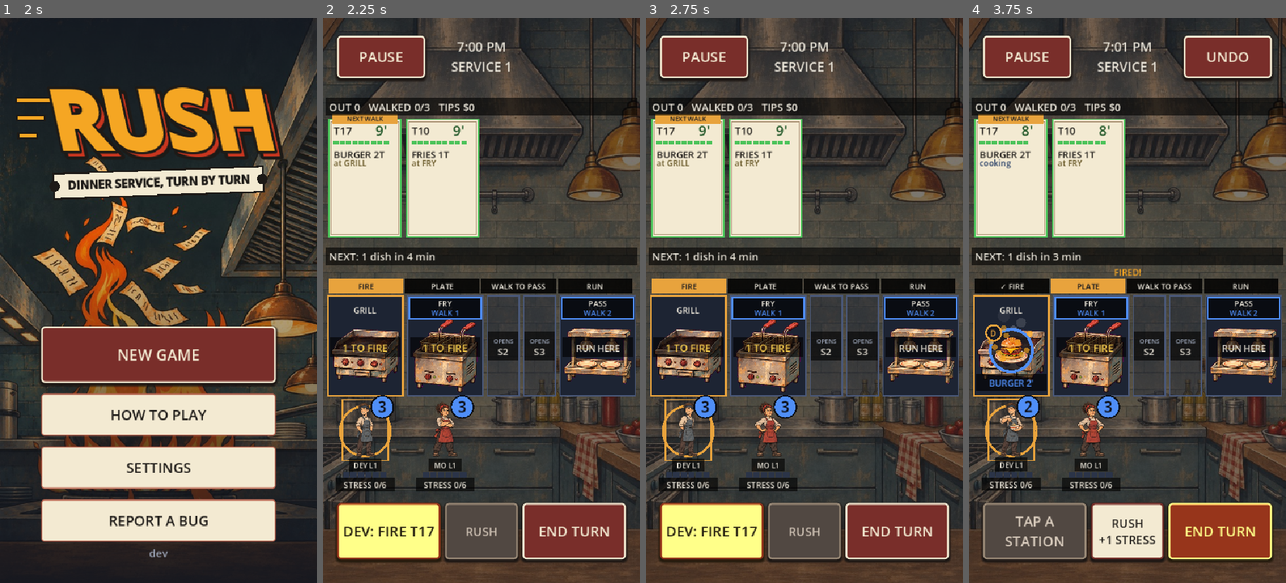
Above: before the commit, frames 1-4 (left to right).
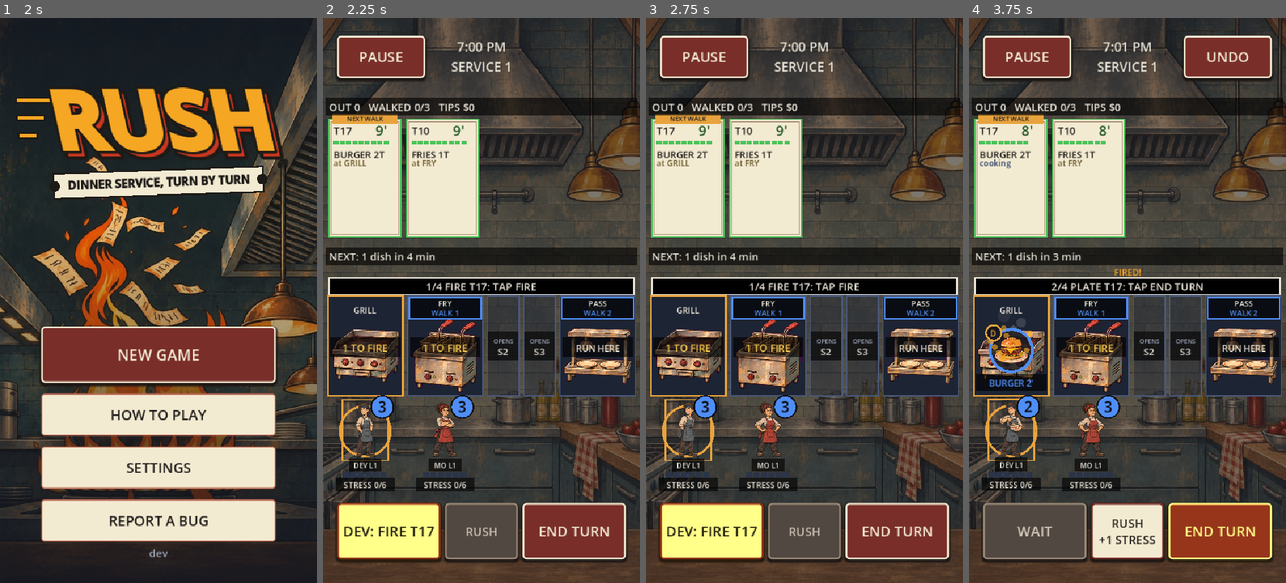
Above: after the commit, the same moments.

Repository: duffpowell-commits/Rush
Game: Godot game, scene res://scenes/boot.tscn
Two runs of this game, one before a commit and one after it. Both use one fixed random seed, a clock stepped at 60 frames per second and the inputs below.
Inputs:
- Up to frame 1 (2 s): click "Skip splash" at 0.5 s; click "SKIP" at 1.25 s
- Up to frame 2 (2.25 s): click "NEW GAME" at 2 s
- Up to frame 3 (2.75 s): no input
- Up to frame 4 (3.75 s): click "END TURN" at 2.75 s; click "DEV: FIRE T17" at 3.5 s

Frame 1 is identical in both runs. In frame 2, 1.5% of the frame differs, in the area x 1-99%, y 45-49%; in frame 3, 1.5%; in frame 4, 1.9%, in the area x 1-99%, y 45-94%.

Commit message:
Recover Codex save v9 and accessible tutorial correction (1d8b38b)

Diff:
--- a/scripts/game.gd
+++ b/scripts/game.gd
@@ -278,7 +278,26 @@
 	if hud == null:
 		return
 	var god := " GOD" if get_node("/root/DebugMenu").god_mode else ""
-	hud.text = "%s%s\nSERVICE %d" % [k.clock(), god, level]
+	hud.text = "%s%s\nSERVICE %d" % [k.clock(), god, k.service]
+	if service_ended():
+		for b in [act_btn, rush_btn, end_btn]:
+			b.disabled = true
+			b.modulate = Color.WHITE
+		act_btn.text = "SERVICE ENDED"
+		rush_btn.text = "RUSH"
+		end_btn.text = "END TURN"
+		undo_btn.visible = false
+		if is_instance_valid(feedback):
+			feedback.text = ""
+		for ch in get_children():
+			if ch.name.begins_with("Coach_"):
+				ch.hide()
+				ch.queue_free()
+		fx.clear()
+		if is_instance_valid(note):
+			note.text = " | ".join(k.events)
+		return
+	end_btn.disabled = false
 
 	if pick_tid != 0 and k.ticket(pick_tid).is_empty():
 		pick_tid = 0   # served or walked: back to most urgent
@@ -352,6 +371,10 @@
 		var projected := stress_after(sel, true) + k.rush_cost()
 		rush_btn.text = "RUSH\n" + (("TAKES 5" if _wind_for(sel) else "QUITS!") if projected >= k.stress_cap else ("0 STRESS" if k.rush_cost() <= 0 else "+%d STRESS" % k.rush_cost()))
 	var next_tap := guide_target()
+	# Keep the explicit cue legible without a disabled helper wrapping into crew/stress.
+	act_btn.add_theme_font_size_override("font_size", mini(UI.font_size(24), 28) if not next_tap.is_empty() else UI.font_size(24))
+	if a == "" and not next_tap.is_empty() and next_tap != "ACT":
+		act_btn.text = "WAIT" if next_tap == "END" else "MOVE"
 	act_btn.modulate = Color(1.25, 1.15, 0.65) if next_tap == "ACT" else Color.WHITE
 	end_btn.modulate = Color(1.25, 1.15, 0.65) if next_tap == "END" else Color.WHITE
 	if undo_btn != null:   # only while there's a move to take back this turn
@@ -1220,14 +1243,31 @@
 	return _spent_turn >= 0
 
 
-## The checklist is reconstructed from the first burger's actual state (no new saved fields).
+## Follow the selected live order, or the earliest actual incomplete order when it disappears.
+func guide_order() -> Dictionary:
+	if k == null or not k.guided_opening or k.service != 1 or k.served > 0 or service_ended():
+		return {}
+	var orders := k.tickets.duplicate()
+	orders.sort_custom(func(a, b): return a.time < b.time)
+	var picked := k.ticket(pick_tid)
+	if not picked.is_empty():
+		if pick_ix >= 0 and pick_ix < picked.items.size() and picked.items[pick_ix].state != "served":
+			var it: Dictionary = picked.items[pick_ix]
+			return {"ticket": picked, "item": it, "station": Kitchen.DISHES[it.dish].st}
+		orders.erase(picked)
+		orders.push_front(picked)
+	for t in orders:
+		for it in t.items:
+			if it.state != "served":
+				return {"ticket": t, "item": it, "station": Kitchen.DISHES[it.dish].st}
+	return {}
+
+
 func guide_step() -> int:
-	if k == null or not k.guided_opening or k.service != 1 or k.served > 0 or k.done or over or between or k.tickets.is_empty():
+	var order := guide_order()
+	if order.is_empty():
 		return 4
-	var first: Dictionary = k.tickets[0]
-	if first.items.is_empty():
-		return 4
-	match first.items[0].state:
+	match order.item.state:
 		"wait": return 0
 		"cooking": return 1
 		"carried": return 3 if k.crew[sel].at == Kitchen.PASS_IX else 2
@@ -1235,14 +1275,41 @@
 
 
 func guide_target() -> String:
-	match guide_step():
-		0: return ("ACT" if k.action_here(sel, false) != "" else "END") if k.crew[sel].at == 0 else "GRILL"
-		1:
-			var pan: Dictionary = k.pans[0]
-			return "END" if not pan.is_empty() and pan.left > 0 else (("ACT" if k.action_here(sel, false) != "" else "END") if k.crew[sel].at == 0 else "GRILL")
-		2: return "PASS"
-		3: return "ACT" if k.action_here(sel, false) == "RUN" else "END"
-	return ""
+	var order := guide_order()
+	if order.is_empty():
+		return ""
+	var step := guide_step()
+	var st: int = order.station if step < 2 else Kitchen.PASS_IX
+	if step == 1 and dish_turns(order.ticket, order.item) > 0:
+		return "END"
+	if k.crew[sel].at != st:
+		return Kitchen.STATIONS[st] if k.can_act(sel, "MOVE") and k.move_cost(sel, st) <= k.crew[sel].ap else "END"
+	var needed: String = ["FIRE", "PLATE", "RUN", "RUN"][step]
+	var actual := k.action_here(sel, false)
+	return "ACT" if actual == needed or (step == 0 and actual == "PLATE") else "END"
+
+
+## Text names the exact next tap even without color; size follows the accessibility setting.
+func guide_cue() -> String:
+	var order := guide_order()
+	if order.is_empty():
+		return ""
+	var step := guide_step()
+	var target := guide_target()
+	var verb: String = ["FIRE", "PLATE", "WALK TO PASS", "RUN"][step]
+	var tap := k.action_here(sel, false) if target == "ACT" else ("END TURN" if target == "END" else target)
+	return "%d/4 %s T%d: TAP %s" % [step + 1, verb, order.ticket.table, tap]
+
+
+func guide_font_size(font: Font, width: float) -> int:
+	var size := mini(UI.font_size(18), 24)
+	while size > 12 and font.get_string_size(guide_cue(), HORIZONTAL_ALIGNMENT_LEFT, -1, size).x > width:
+		size -= 1
+	return size
+
+
+func service_ended() -> bool:
+	return over or between or k == null or k.done
 
 
 ## Remaining cooking work, not wall clock: parallel stations may finish faster.
@@ -1717,6 +1784,8 @@
 ## their station +2, a worked cook +1 while a ticket will be red, an idle one rests).
 func cooks_quitting() -> Array:
 	var out: Array = []
+	if service_ended():
+		return out
 	var wind: int = k.breaks
 	for c in k.crew.size():
 		if not k.crew[c].out and stress_after(c) >= k.stress_cap:
@@ -1741,6 +1810,8 @@
 ## Cooks who'd hit the cap but take five instead (second wind), in end_turn's order.
 func cooks_breaking() -> Array:
 	var out: Array = []
+	if service_ended():
+		return out
 	for c in k.crew.size():
 		if out.size() < k.breaks and not k.crew[c].out and stress_after(c) >= k.stress_cap:
 			out.append(k.crew[c].name)
@@ -1763,6 +1834,8 @@
 
 ## The NEXT bar in plain words ("NEXT: 2 dishes in 3 min"), as many as fit the width.
 func next_line(font: Font, width: float) -> String:
+	if service_ended():
+		return "SERVICE ENDED"
 	var pv: Array = k.preview(3)
 	if pv.is_empty():
 		return "NEXT: no more tickets"
@@ -1791,7 +1864,7 @@
 ## 8.5 plan #3: the one table that walks first wears URGENT (build-84 review: a busy rail was
 ## unreadable). Only with two or more tickets on: one ticket is urgent by default. -1 = none.
 func urgent_tid() -> int:
-	if k.tickets.is_empty():
+	if service_ended() or k.tickets.is_empty():
 		return -1
 	var lo: Dictionary = k.tickets[0]
 	for t in k.tickets:
@@ -1841,7 +1914,7 @@
 		if tone == "bad" and not (paused or over or between) and not _settings.get_value("low_graphics"):   # about to walk: the frame throbs
 			var throb := 0.5 + 0.5 * sin(Time.get_ticks_msec() / 120.0)
 			f.draw_rect(r.grow(3.0 + 3.0 * throb), Color(UI.key("bad"), 0.5 * throb), false, 3.0)
-		if t.id == pick_tid:   # picked: a thick accent frame plus a tab on the bottom (shape, not colour alone)
+		if not service_ended() and t.id == pick_tid:   # picked: a thick accent frame plus a tab on the bottom (shape, not colour alone)
 			f.draw_rect(r.grow(4.0), UI.ACCENT, false, 4.0)
 			f.draw_rect(Rect2(r.position.x, r.end.y - 26, r.size.x, 26), UI.ACCENT)
 			f.draw_string(font, Vector2(r.position.x, r.end.y - 7), "COOK FIRST", HORIZONTAL_ALIGNMENT_CENTER, r.size.x,
@@ -1874,7 +1947,7 @@
 				f.draw_rect(Rect2(r.position.x + 3, iy - 20, r.size.x - 6, DISH_ROW - 2), Color(UI.ACCENT, 0.25))
 				f.draw_rect(Rect2(r.position.x + 3, iy - 20, 4, DISH_ROW - 2), UI.ACCENT)
 			var col: Color = ticket_dim if it.state == "served" else ticket_ink
-			f.draw_string(font, Vector2(r.position.x + 8, iy), it.dish + (" %dT" % dish_turns(t, it) if it.state in ["wait", "cooking"] else ""), HORIZONTAL_ALIGNMENT_LEFT, r.size.x - 12, mini(UI.font_size(16), 16), col)
+			f.draw_string(font, Vector2(r.position.x + 8, iy), it.dish + (" %dT" % dish_turns(t, it) if not service_ended() and it.state in ["wait", "cooking"] else ""), HORIZONTAL_ALIGNMENT_LEFT, r.size.x - 12, mini(UI.font_size(16), 16), col)
 			if it.state == "served":   # struck through: done, in shape as well as colour
 				var dw := minf(font.get_string_size(it.dish, HORIZONTAL_ALIGNMENT_LEFT, -1, UI.font_size(16)).x, r.size.x - 12)
 				f.draw_line(Vector2(r.position.x + 8, iy - 6), Vector2(r.position.x + 8 + dw, iy - 6), ticket_dim, 2.0)
@@ -1888,14 +1961,14 @@
 			f.draw_string(font, Vector2(r.position.x + 8, iy + 14), sub,
 				HORIZONTAL_ALIGNMENT_LEFT, r.size.x - 12, UI.font_size(14), sc)
 			iy += DISH_ROW
-		if t.big:
+		if t.big and not service_ended():
 			var total_text := "COOK TOTAL %dT" % ticket_cook_total(t)
 			f.draw_rect(Rect2(r.position.x + 2, r.end.y - 20, r.size.x - 4, 18), UI.panel_color())
 			f.draw_string(font, Vector2(r.position.x, r.end.y - 6), total_text, HORIZONTAL_ALIGNMENT_CENTER, r.size.x, 11, ink)
 	_plate(f, Rect2(pad - 6, y0 + 218, f.size.x - 2 * pad + 12, 30))
 	var more_w := 0.0
 	_more_rect = Rect2()
-	if k.tickets.size() > 4:   # tap to inspect all, swipe cards to page
+	if not service_ended() and k.tickets.size() > 4:   # tap to inspect all, swipe cards to page
 		var all_t: Array = k.tickets.duplicate()
 		all_t.sort_custom(func(a, b): return a.time < b.time)
 		var hid: Array = all_t.slice(0, rail_off) + shown.slice(4)
@@ -1911,15 +1984,16 @@
 	_plate(f, Rect2(pad - 6, y0 - 36, f.size.x - 2 * pad + 12, 30))   # busy kitchen wall behind: text sits on plates
 	f.draw_string(font, Vector2(pad, y0 - 14), "OUT %d   WALKED %d/%d   TIPS $%d" % [k.served, mini(k.walked, lives_max), lives_max, k.tips],
 		HORIZONTAL_ALIGNMENT_LEFT, f.size.x - 20, UI.font_size(18), UI.key("bad") if k.walked >= lives_max - 1 else ink)
-	f.draw_string(font, Vector2(pad, y0 + 240), ("SWIPE %d–%d/%d" % [rail_off + 1, mini(rail_off + 4, k.tickets.size()), k.tickets.size()] if k.tickets.size() > 4 else next_line(font, f.size.x - 20 - mor …(80 unchanged characters)…
-	# Checklist stays below the next-arrival rail, above the stations.
-	if guide_step() < 4:
-		var labels := ["FIRE", "PLATE", "WALK TO PASS", "RUN"]
-		var w := (f.size.x - 20) / 4.0
-		for j in labels.size():
-			var box := Rect2(10 + j * w, y0 + 272, w - 3, 24)
-			f.draw_rect(box, UI.ACCENT if j == guide_step() else Color(0, 0, 0, 0.85))
-			f.draw_string(font, box.position + Vector2(0, 17), ("✓ " if j < guide_step() else "") + labels[j], HORIZONTAL_ALIGNMENT_CENTER, box.size.x, 13, UI.BG if j == guide_step() else ink)
+	f.draw_string(font, Vector2(pad, y0 + 240), ("SWIPE %d–%d/%d" % [rail_off + 1, mini(rail_off + 4, k.tickets.size()), k.tickets.size()] if k.tickets.size() > 4 and not service_ended() else next_line(font, f.size.x - 20 - mor …(80 unchanged characters)…
+	# Explicit step and tap: a dark strip, scaled text and a separate target outline.
+	var cue := guide_cue()
+	if not cue.is_empty():
+		var box := Rect2(10, y0 + 270, f.size.x - 20, 28)
+		var fs := guide_font_size(font, box.size.x - 12)
+		f.draw_rect(box, Color.BLACK)
+		f.draw_rect(box, ink, false, 2.0)
+		f.draw_string(font, box.position + Vector2(0, (box.size.y - font.get_height(fs)) / 2.0 + font.get_ascent(fs)), cue, HORIZONTAL_ALIGNMENT_CENTER, box.size.x, fs, ink)
+
 	# --- the line
 	for i in Kitchen.STATIONS.size():
 		var r := station_rect(i)
@@ -1951,7 +2025,7 @@
 		if i < k.pans.size() and not k.pans[i].is_empty():
 			var p: Dictionary = k.pans[i]
 			var up: bool = p.left <= 0
-			var burning: bool = up and p.sat >= k.burn_limit(p)
+			var burning: bool = not service_ended() and up and p.sat >= k.burn_limit(p)
 			var tone := ("bad" if burning else "warn") if up else "info"
 			if not low and up:
 				f.draw_circle(r.get_center() + Vector2(0, 20), 46.0, Color(UI.key(tone), 0.2))
@@ -2019,7 +2093,7 @@
 	# Walk costs (movement pass, build-73 reviews: walking ate turns unseen): with a cook picked,
 	# every other open station says what getting there costs, or TOO FAR.
 	var command_cook := _press_cook if _dragging else sel
-	if not k.crew[command_cook].out and not k.done and k.can_act(command_cook, "MOVE"):   # spent: the button already says NO MOVES
+	if not service_ended() and not k.crew[command_cook].out and k.can_act(command_cook, "MOVE"):   # spent: the button already says NO MOVES
 		var me: Dictionary = k.crew[command_cook]
 		for i in Kitchen.STATIONS.size():
 			if i == me.at or not k.is_open(i):
--- a/scripts/save_game.gd
+++ b/scripts/save_game.gd
@@ -7,7 +7,7 @@
 ## Writes go to a temp file first, then replace the real one, so a kill mid-write can't leave
 ## a half-written save.
 
-const VERSION := 8   # 6: paid third-cook ownership no longer expires; migrate prior hires
+const VERSION := 9   # 6: paid third-cook ownership no longer expires; migrate prior hires
 # 2 (Rush, Nov 25): adds "kitchen", the service in progress; "lives" dropped
 # 3 (Rush, Nov 25 playtest): the kitchen gains a pass "window"; plates in a cook's hand move onto it
 # 5 (Rush, Nov 25): a COLD station before the pass (PASS 3 -> 4, a 4th pan); a service saved before it
@@ -107,4 +107,13 @@
 	if int(d.get("_version", 1)) < 8:
 		d["chef_pressure"] = 0
 		d["_version"] = 8
+	if int(d.get("_version", 1)) < 9:
+		# Keep the active deal, including any guided-service v8 candidate save.
+		var active: Variant = d.get("kitchen", null)
+		if active is Dictionary:
+			if not active.has("guided_opening"):
+				active["guided_opening"] = false
+			if not active.has("walk_limit"):
+				active["walk_limit"] = 4 if (d.get("perks", []) as Array).has("comps") else 3
+		d["_version"] = 9
 	return d
--- /dev/null
+++ b/tests/guidance_render.gd
@@ -0,0 +1,44 @@
+extends SceneTree
+## Actual portrait captures: guidance is explicit, scalable and disappears when the service ends.
+var failures := 0
+func _initialize() -> void:
+	await process_frame
+	var game = load("res://scenes/game.tscn").instantiate()
+	root.add_child(game)
+	current_scene = game
+	await process_frame
+	game.k.start(1)
+	game.k.tickets.pop_front()
+	game._after_move()
+	var settings := root.get_node("Settings")
+	var out := ""
+	for arg in OS.get_cmdline_user_args():
+		if arg.begins_with("--shots="):
+			out = arg.trim_prefix("--shots=")
+	var normal_fs := 0
+	for mode in ["normal", "contrast", "huge", "contrast_huge"]:
+		settings.set_value("high_contrast", mode.begins_with("contrast"))
+		settings.set_value("text_size", 3 if mode.ends_with("huge") else 1)
+		await process_frame
+		game._after_move()
+		var cue: String = game.guide_cue()
+		var font := ThemeDB.fallback_font
+		var fs: int = game.guide_font_size(font, game.field.size.x - 32)
+		check(cue.contains("1/4 FIRE") and cue.contains("TAP FRY"), mode + " explicit station cue")
+		if mode == "normal":
+			normal_fs = fs
+		if mode.ends_with("huge"):
+			check(fs > normal_fs, mode + " cue grows with text setting")
+		check(fs >= 18 and font.get_string_size(cue, HORIZONTAL_ALIGNMENT_LEFT, -1, fs).x <= game.field.size.x - 32, mode + " scalable cue fits")
+		if not out.is_empty():
+			DirAccess.make_dir_recursive_absolute(out)
+			await RenderingServer.frame_post_draw
+			root.get_texture().get_image().save_png(out.path_join(mode + ".png"))
+	game.over = true
+	game._after_move()
+	check(game.guide_cue().is_empty() and game.act_btn.disabled and game.rush_btn.disabled and game.end_btn.disabled and game.act_btn.text == "SERVICE ENDED", "ended controls neutral")
+	print("GUIDANCE RENDER PASS" if failures == 0 else "GUIDANCE RENDER FAIL")
+	quit(0 if failures == 0 else 1)
+func check(ok: bool, label: String) -> void:
+	print(("PASS " if ok else "FAIL ") + label)
+	failures += 0 if ok else 1
--- a/tests/run_tests.gd
+++ b/tests/run_tests.gd
@@ -623,7 +623,7 @@
 func test_save_migrates_v1() -> void:
 	var sv = load("res://scripts/save_game.gd").new()
 	var d: Dictionary = sv._migrate({"_version": 1, "level": 3, "score": 9, "lives": 2})
-	check(int(d.level) == 3 and int(d.score) == 9 and not d.has("lives") and int(d._version) == 8, "v1 -> v8")
+	check(int(d.level) == 3 and int(d.score) == 9 and not d.has("lives") and int(d._version) == 9, "v1 -> v9")
 	sv.free()
 
 
@@ -705,7 +705,7 @@
 	kd.erase("window")
 	kd.crew[0].hand = {"tid": 1, "dish": "BURGER"}
 	var d: Dictionary = sv._migrate({"_version": 2, "level": 1, "score": 0, "kitchen": kd})
-	check(int(d._version) == 8 and d.kitchen.window.size() == 1 and d.kitchen.crew[0].hand.is_empty(), "hand -> window")
+	check(int(d._version) == 9 and d.kitchen.window.size() == 1 and d.kitchen.crew[0].hand.is_empty(), "hand -> window")
 	var b := Kitchen.new()
 	check(b.from_dict(d.kitchen) and b.window.size() == 1, "and it loads")
 	sv.free()
@@ -769,7 +769,7 @@
 		check(String(Upgrades.ALL[id].says).length() <= 26, id + " fits the button")
 	var sv = load("res://scripts/save_game.gd").new()
 	var d: Dictionary = sv._migrate({"_version": 3, "level": 2, "score": 8})
-	check(int(d._version) == 8 and int(d.cash) == 0 and (d.perks as Array).is_empty(), "v3 -> v8")
+	check(int(d._version) == 9 and int(d.cash) == 0 and (d.perks as Array).is_empty(), "v3 -> v9")
 	sv.free()
 
 
@@ -1027,7 +1027,7 @@
 		and Upgrades.load_tickets(["meal", "lamps", "iron", "tray"]) == 0, "no purchase penalty")
 	var sv = load("res://scripts/save_game.gd").new()
 	var old: Dictionary = sv._migrate({"_version": 5, "cash": 73, "perks": ["tray"], "temp_buys": 2})
-	check(int(old._version) == 8 and old.perks == ["tray", "temp"] and old.cash == 73, "past hires unlock crew without charge")
+	check(int(old._version) == 9 and old.perks == ["tray", "temp"] and old.cash == 73, "past hires unlock crew without charge")
 	var active: Dictionary = sv._migrate({"_version": 5, "perks": ["temp"], "temp_buys": 1})
 	check(active.perks == ["temp"], "active hire migrates without duplication")
 	var legacy := Kitchen.new()
@@ -1395,3 +1395,47 @@
 	g.over = true
 	check(g.stress_after(0) == 2, "no stress forecast once game is over")
 	g.free()
+
+
+func test_v9_active_run_migration() -> void:
+	var sv = load("res://scripts/save_game.gd").new()
+	var k := Kitchen.new()
+	k.start(1, 77)
+	k.fire(0)
+	k.end_turn()
+	k.crew[1].stress = 2
+	k.walked = 2
+	var old := k.to_dict()
+	old.erase("guided_opening")
+	old.erase("walk_limit")
+	var save := {"_version": 8, "level": 1, "cash": 73, "perks": ["comps", "temp"], "kitchen": old.duplicate(true)}
+	var migrated: Dictionary = sv._migrate(save)
+	check(migrated._version == 9 and not migrated.kitchen.get("guided_opening", true) and migrated.kitchen.get("walk_limit", 0) == 4, "v8 active run gets explicit v9 fields")
+	check(migrated.kitchen.tickets == old.tickets and migrated.kitchen.crew == old.crew and migrated.kitchen.rng == old.rng and migrated.kitchen.pans == old.pans and migrated.kitchen.incoming == old.incoming and migrated.kitchen.turn == old.turn and migrated.cash == 73, "migration preserves play state")
+	var already := k.to_dict()
+	already.guided_opening = true
+	already.walk_limit = 4
+	var staged: Dictionary = sv._migrate({"_version": 8, "kitchen": already, "perks": ["comps"]})
+	check(staged.kitchen.guided_opening and staged.kitchen.walk_limit == 4, "preserve recovered candidate v8 fields")
+	sv.free()
+
+
+func test_guide_tracks_ticket_station_and_ended_state() -> void:
+	var g = load("res://scripts/game.gd").new()
+	var k := Kitchen.new()
+	k.start(1)
+	g.k = k
+	g.pick_tid = k.tickets[1].id
+	check(g.guide_target() == "FRY" and g.guide_cue().contains("TAP FRY"), "explicitly picked fries guides to fry")
+	g.pick_tid = 0
+	k.tickets.pop_front()
+	check(g.guide_target() == "FRY", "after burger walks, guide points to fries station")
+	g.sel = 1
+	check(g.guide_target() == "ACT", "with fry cook selected, guide points to actual fire")
+	k.fire(1)
+	check(g.guide_target() == "END", "actual fry pan cooking")
+	k.end_turn()
+	check(g.guide_target() == "ACT", "actual fry pan ready to plate")
+	g.over = true
+	check(g.urgent_tid() == -1 and g.cooks_quitting().is_empty() and g.cooks_breaking().is_empty() and g.next_line(ThemeDB.fallback_font, 500) == "SERVICE ENDED", "ended service has no forecasts")
+	g.free()
Not shown, changed: docs/HANDOFF.md
